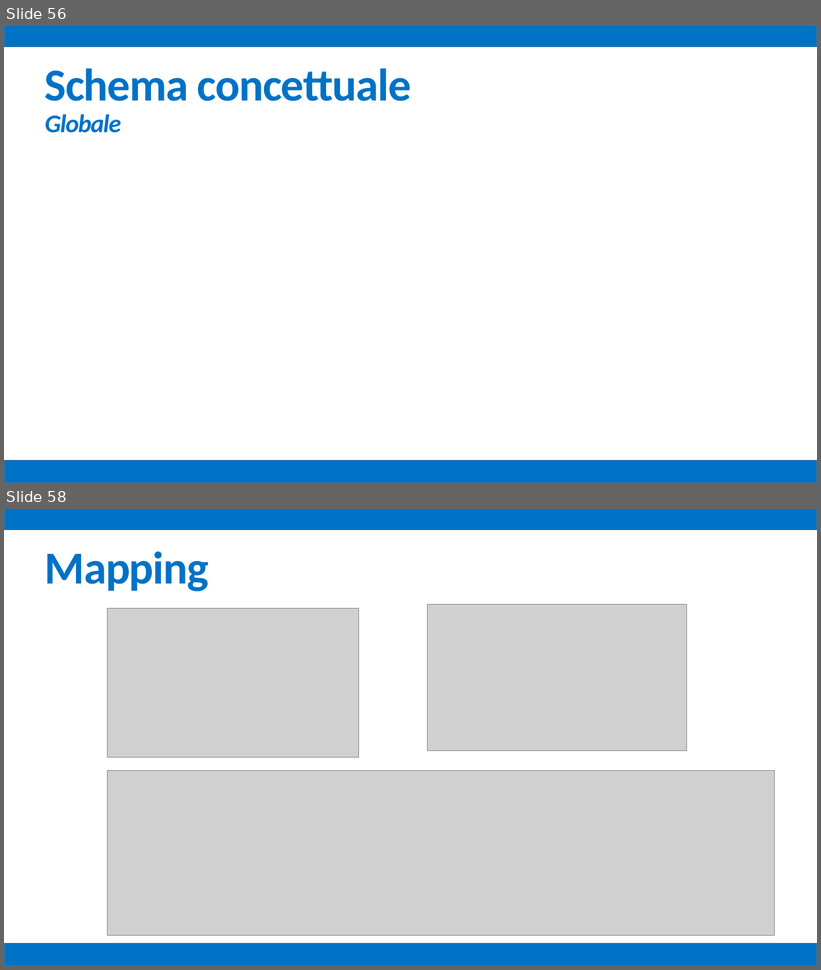
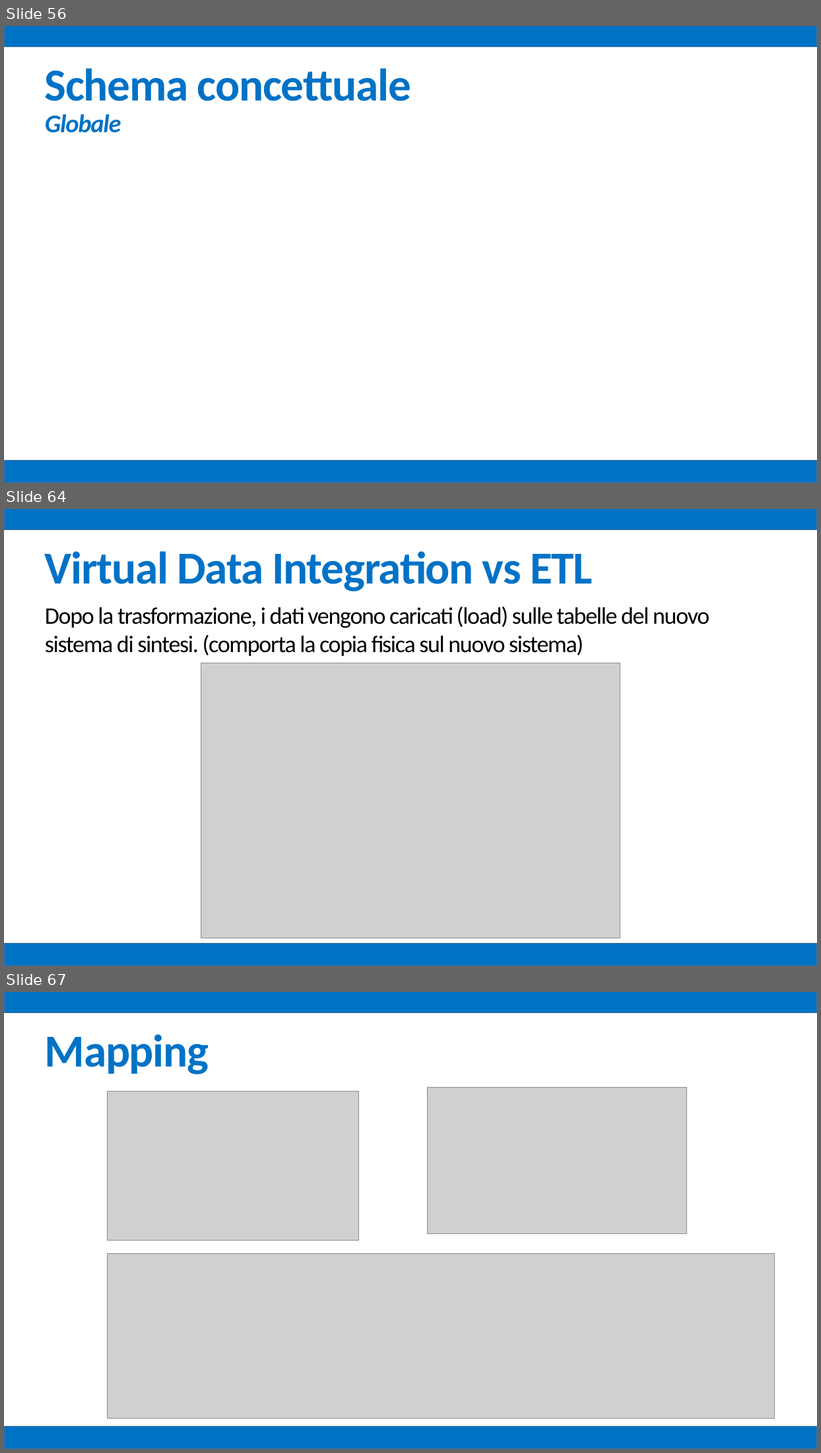
Before and after one commit to mz1991/ProgettoFebbraio2015, a slide deck: Febbraio 2015.pptx. Shown one above the other, each under a label of ours: slides 56 and 58 before the commit, slides 56, 64 and 67 after it; the slides between them are not shown. The pictures are 821x970 and 821x1453 pixels, drawn with LibreOffice and Linux fonts; fonts in the diff are those of the drawing; grey boxes stand for pictures. Boxes give left, top, right and bottom in pixels: in the first picture for what was removed or moved away, otherwise in the second. Text is boxed around its words. In the diff, an @@ line names an element or a change of style, - is before the commit and + after.

```diff
--- a/Febbraio 2015.pptx
+++ b/Febbraio 2015.pptx
@@ slide 64 added at [4, 509, 817, 966], background #FFFFFF @@
@@ rectangle added at [4, 509, 817, 530], fill #0072C6, outline #43739E 1 pt @@
@@ text added at [45, 551, 593, 591], 54 pt, text #0072C6, bold @@
+Virtual Data Integration vs ETL
@@ text added at [45, 607, 710, 656], 28 pt, text #000000 @@
+Dopo la trasformazione, i dati vengono caricati (load) sulle tabelle del nuovo sistema di sintesi. (comporta la copia fisica sul nuovo sistema)
@@ picture added at [201, 663, 620, 939] @@
@@ rectangle added at [4, 943, 817, 966], fill #0072C6, outline #43739E 1 pt @@
@@ what was slide 58 is now slide 67 @@
```
Also in this commit, not shown: 6 slides changed, 9 other slides added.
